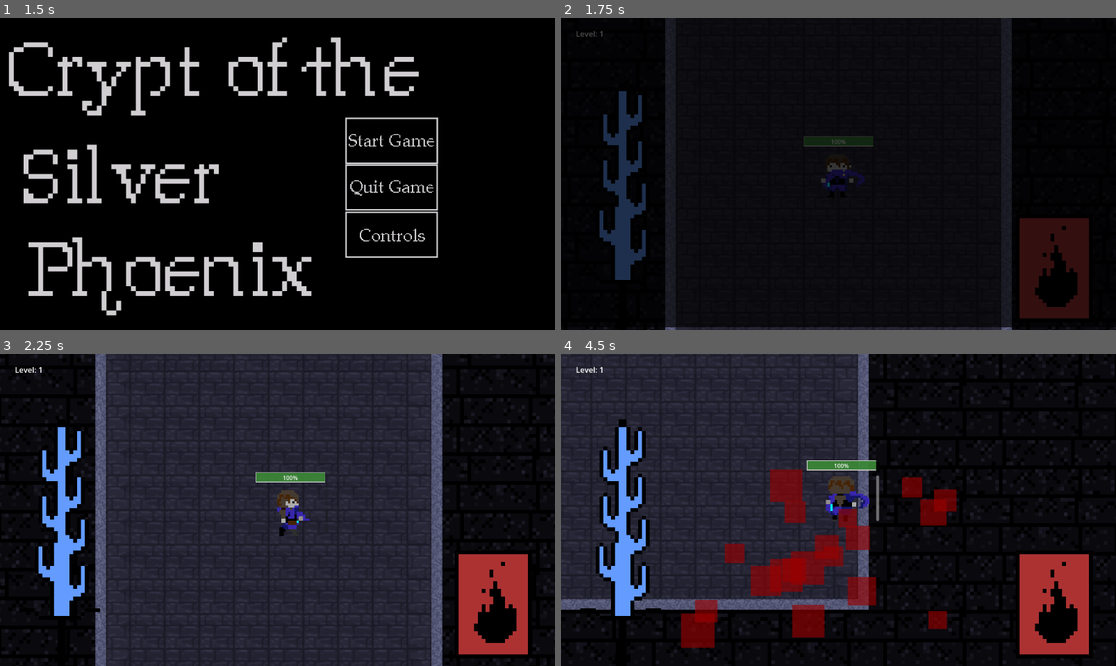
Above: before the commit, frames 1-4 (two rows, left to right).
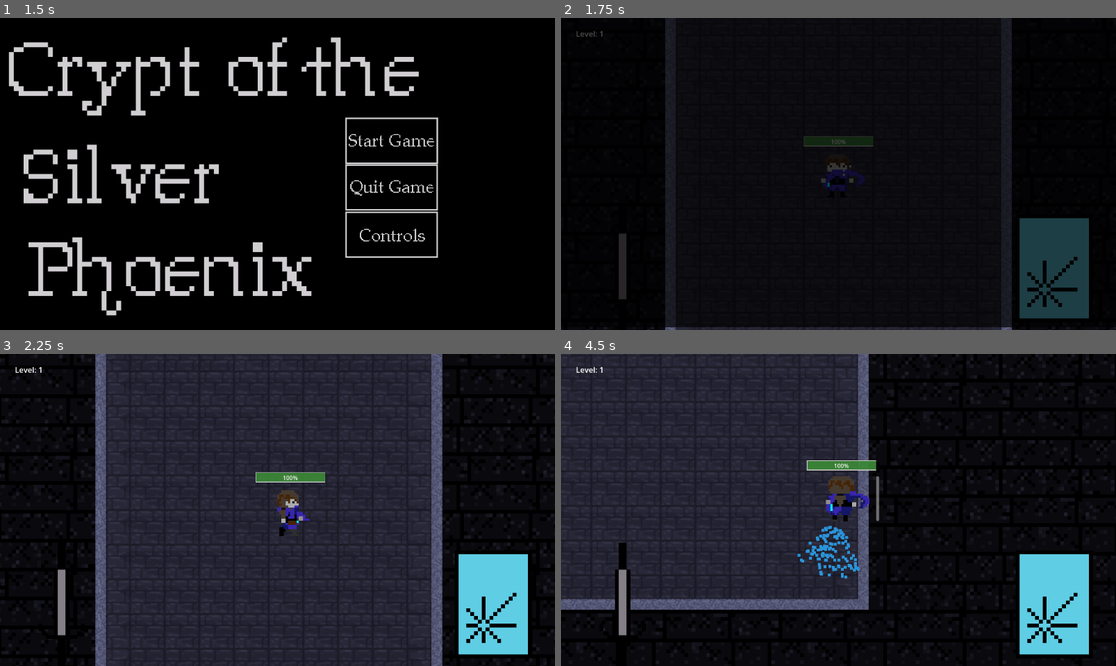
Above: after the commit, the same moments.

Repository: zwack32/crypt_of_the_silver_phoenix
Game: Godot game, scene res://scenes/start_menu.tscn
The game is run twice, just before and just after one commit, with the same random seed, the same clock (stepped at 60 frames per second) and the same inputs. The engine's default icon, where the game draws it, is replaced by a stand-in: a white triangle on a blue panel in a dark square.
Inputs (mouse positions are in pixels of both pictures, inside the frame that each line leads up to):
- Up to frame 1 (1.5 s): click (394, 139) at 0.5 s; click (394, 139) at 1.25 s
- Up to frame 2 (1.75 s): no input
- Up to frame 3 (2.25 s): move the mouse to (399, 494) at 2.02 s; hold D (move_right) from 2.03 s (still down); click (399, 494) at 2.1 s
- Up to frame 4 (4.5 s): move the mouse to (727, 525) at 2.77 s; release D (move_right) at 2.78 s; hold S (move_down) 2.78-3.53 s; click (727, 525) at 2.85 s; move the mouse to (894, 441) at 3.52 s; hold D (move_right) 3.53-4.28 s; tap E (pick_up) at 3.6 s; click (894, 441) at 3.8 s; move the mouse to (810, 572) at 4.27 s; hold W (move_up) from 4.28 s (still down); right-click (810, 572) at 4.35 s

Frame 1 is identical in both runs. In frame 2, 6.1% of the frame differs, in the area x 6-96%, y 23-97%; in frame 3, 6.3%; in frame 4, 14%, in the area x 3-96%, y 20-97%.

Commit message:
balanced tomes

Diff:
--- a/scripts/WeaponManager.gd
+++ b/scripts/WeaponManager.gd
@@ -1,7 +1,9 @@
 extends Node
 
-static var current_melee: MeleeWeaponType = randi_range(0, MeleeWeaponType._Count - 1)
-static var current_tome: TomeType = randi_range(0, TomeType._Count - 1)
+static var current_melee: MeleeWeaponType = 0
+#randi_range(0, MeleeWeaponType._Count - 1)
+static var current_tome: TomeType = 1
+#randi_range(0, TomeType._Count - 1)
 
 const SHORTSWORD = preload("res://weapons/shortsword.tscn")
 const LONGSWORD = preload("res://weapons/longsword.tscn")
--- a/tomes/ice_cone.tscn
+++ b/tomes/ice_cone.tscn
@@ -17,7 +17,7 @@
 
 [node name="CPUParticles2D" type="CPUParticles2D" parent="."]
 emitting = false
-amount = 60
+amount = 120
 lifetime = 0.3
 one_shot = true
 explosiveness = 1.0
--- a/tomes/sunburst.gd
+++ b/tomes/sunburst.gd
@@ -1,13 +1,12 @@
 extends Tome
 
 var str = 15
-#actual strength is 5
 var velocity = Vector2.ZERO
-var speed = 70.0
+var speed = 80.0
 var type = "glow"
 var entered_once = false
 
-@export var cooldown = 0.3
+@export var cooldown = 4.0
 
 @onready var bead_sprite = $BeadSprite
 @onready var cpu_particles_2d = $CPUParticles2D
--- a/tomes/sunburst.tscn
+++ b/tomes/sunburst.tscn
@@ -21,7 +21,6 @@
 [node name="CPUParticles2D" type="CPUParticles2D" parent="."]
 emitting = false
 amount = 500
-lifetime = 2.0
 one_shot = true
 explosiveness = 1.0
 spread = 180.0
Not shown, changed: Sounds/Sword swing.wav.import
